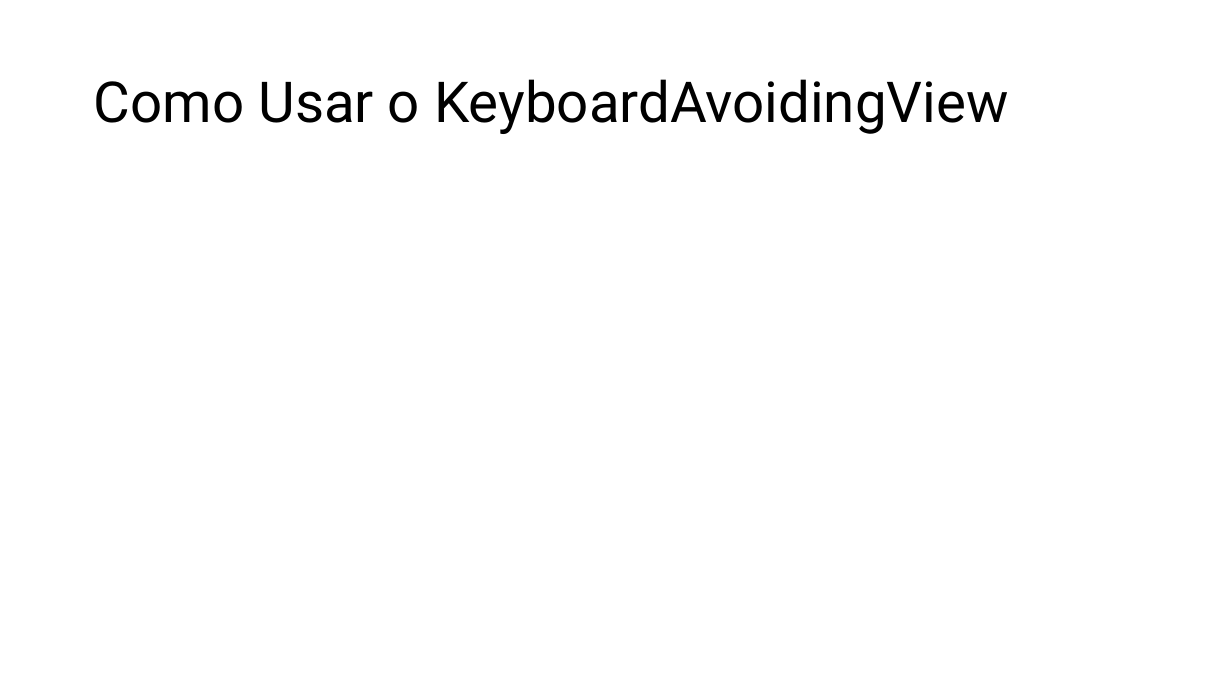
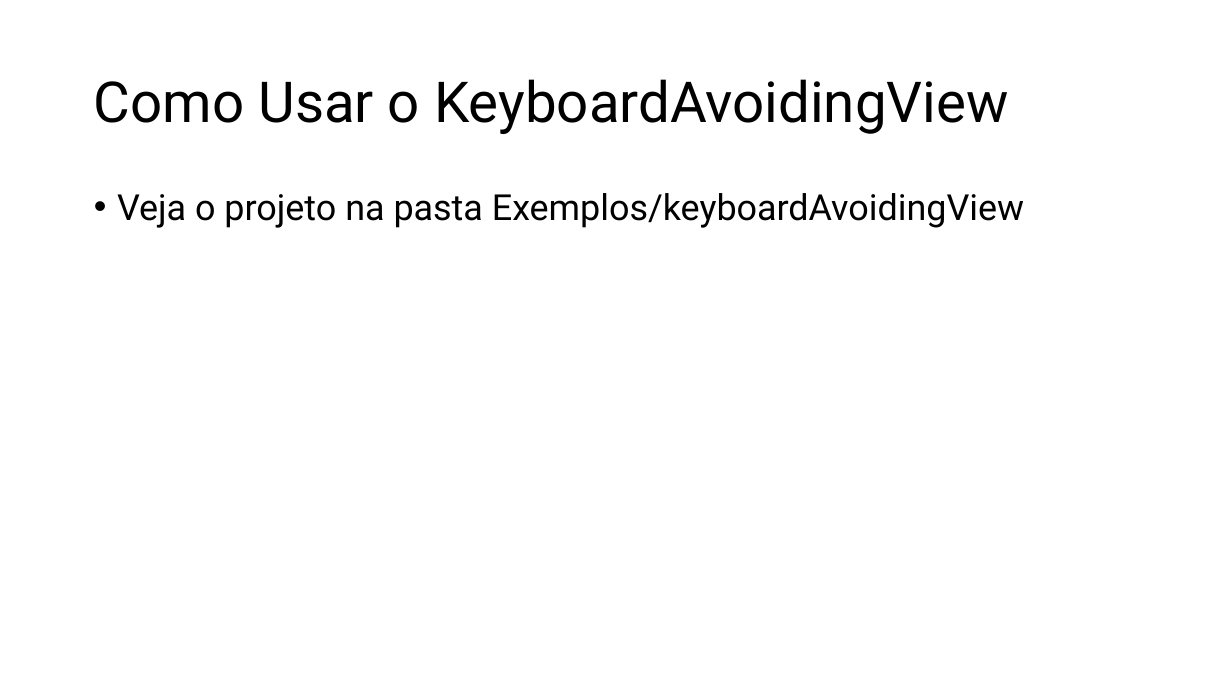
Before and after one commit to LucasrsRodrigues/FIAP, a slide deck: slide 4 of Recursos/slides/KeyboardAvoidingView.pptx. Drawn at 1232x693 pixels with LibreOffice and Linux fonts; fonts in the diff are those of the drawing. Boxes give left, top, right and bottom in pixels: in the first picture for what was removed or moved away, otherwise in the second. Text is boxed around its words. In the diff, an @@ line names an element or a change of style, - is before the commit and + after.

Commit message:
add new slides

```diff
--- a/Recursos/slides/KeyboardAvoidingView.pptx
+++ b/Recursos/slides/KeyboardAvoidingView.pptx
@@ text added at (117, 193, 1024, 228), 28 pt, text #000000 @@
+• Veja o projeto na pasta Exemplos/keyboardAvoidingView
```
Also in this commit, not shown: 3 slides added, 2 other files.
